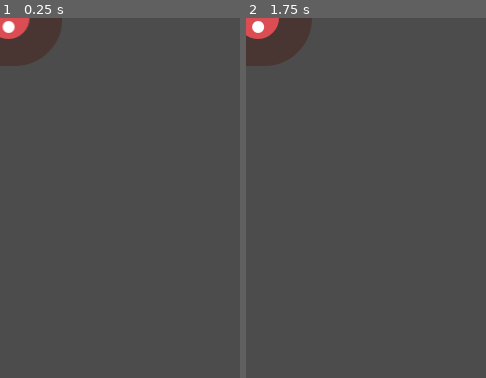
Above: before the commit, frames 1-2 (left to right).
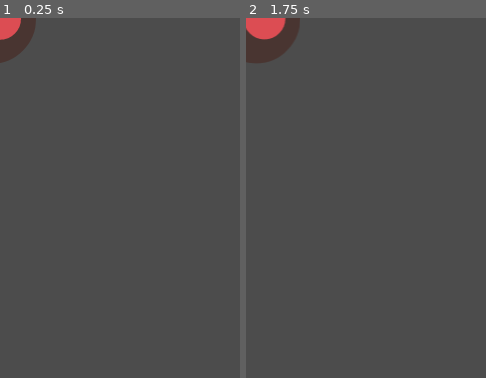
Above: after the commit, the same moments.

Repository: arthursiq5/exercicios-de-programacao
Game: Godot game, scene res://Turba.tscn
Two runs of this game, one before a commit and one after it. Both use one fixed random seed, a clock stepped at 60 frames per second and the inputs below. This scene is started directly instead of the project's main scene.
Inputs:
- Up to frame 1 (0.25 s): no input
- Up to frame 2 (1.75 s): hold Right (ui_right) 0.53-1.28 s; tap Enter at 1.25 s; hold Down (ui_down) from 1.28 s (still down)
The pictures show only the part of the screen within x 0-50%, y 0-50%; the shares and areas given below are measured in that part.

The runs differ from the first frame. In frame 1, 1.8% of the frame differs, in the area x 0-26%, y 0-14%; in frame 2, 1.1%.
Error in both runs: Invalid call. Nonexistent function 'getAnimationFrames' in base 'SpriteFrames'. (res://Turba.gd:7)

Commit message:
Corrigida posição da collision do inimigo

Diff:
--- a/Godot/DodgeTheCreeps/Turba.tscn
+++ b/Godot/DodgeTheCreeps/Turba.tscn
@@ -27,7 +27,7 @@
 } ]
 
 [sub_resource type="CapsuleShape2D" id=2]
-radius = 41.0837
+radius = 45.0123
 height = 38.3252
 
 [node name="Turba" type="RigidBody2D"]
@@ -36,7 +36,7 @@
 
 [node name="AnimatedSprite" type="AnimatedSprite" parent="."]
 frames = SubResource( 1 )
-animation = "andar"
+animation = "voar"
 frame = 1
 playing = true
 
